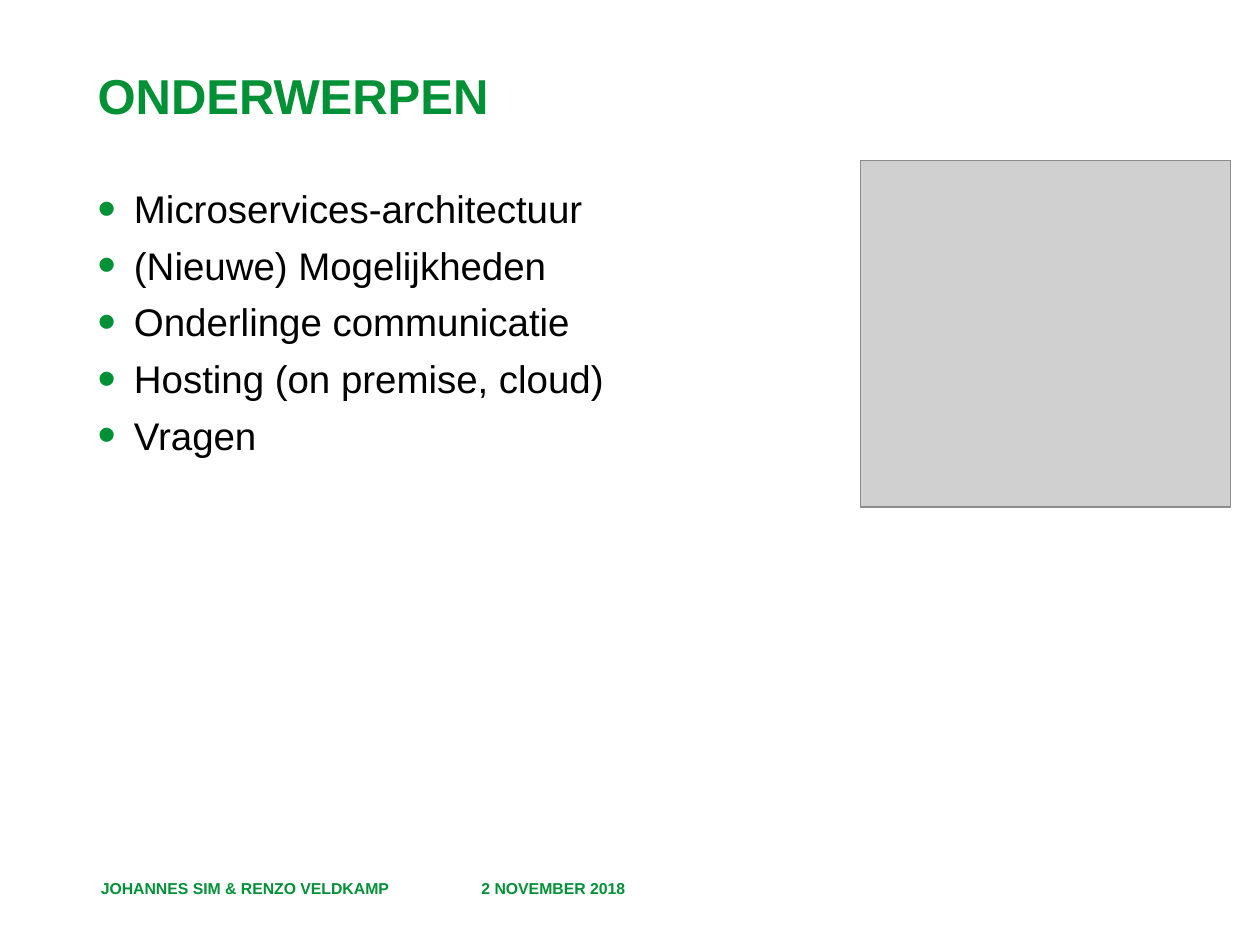
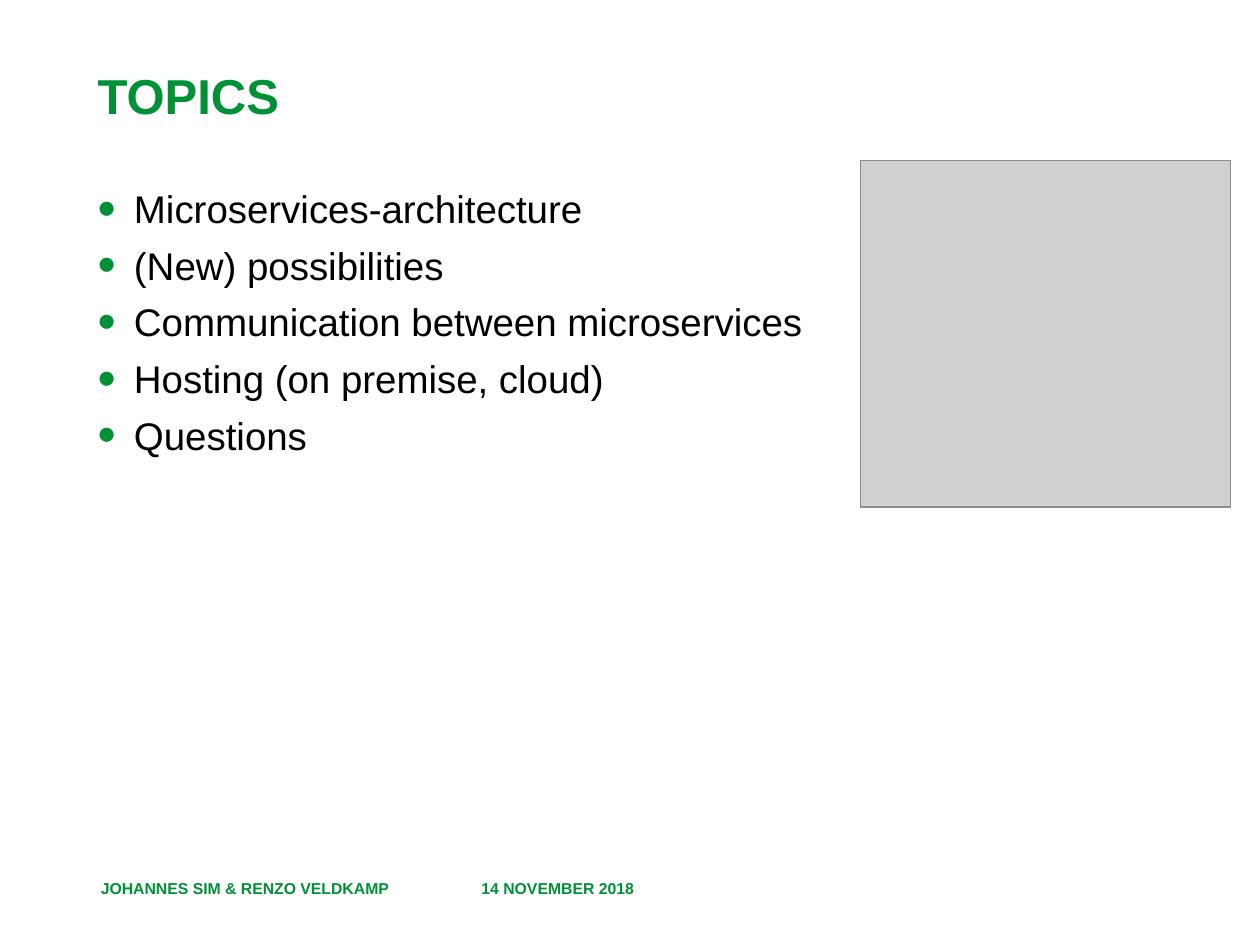
Before and after one commit to RenzoVeldkamp/MicroContainer, a slide deck: slide 3 of Presentatie/Microservices 101.pptx. Drawn at 1260x945 pixels with LibreOffice and Linux fonts; fonts in the diff are those of the drawing; grey boxes stand for pictures; background and template pictures are left out. Boxes give left, top, right and bottom in pixels: in the first picture for what was removed or moved away, otherwise in the second. Text is boxed around its words. In the diff, an @@ line names an element or a change of style, - is before the commit and + after.

```diff
--- a/Presentatie/Microservices 101.pptx
+++ b/Presentatie/Microservices 101.pptx
@@ title at <box>98,79,279,115</box>: text changed @@
-ONDERWERPEN
+TOPICS
@@ text at <box>134,195,802,337</box>: text changed @@
-• Microservices-architectuur
-• (Nieuwe) Mogelijkheden
-• Onderlinge communicatie
+• Microservices-architecture
+• (New) possibilities
+• Communication between microservices
@@ text at <box>134,422,307,457</box>: text changed @@
-• Vragen
+• Questions
@@ text at <box>481,883,634,894</box>: text changed @@
-2 NOVEMBER 2018
+14 NOVEMBER 2018
```
Also in this commit, not shown: 9 other slides changed, 25 other files.
